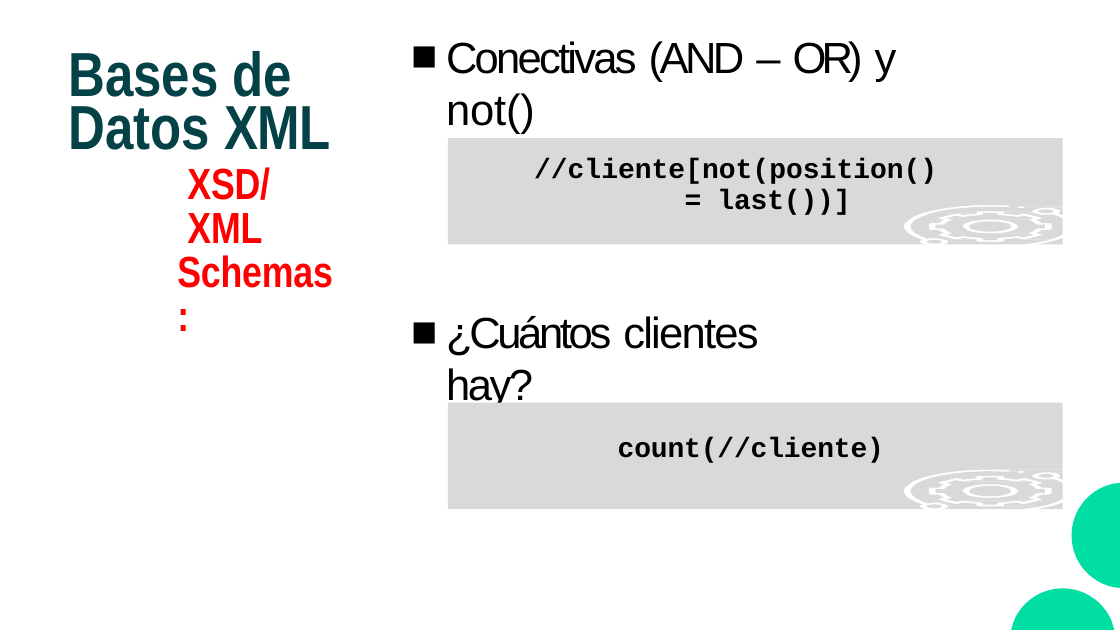
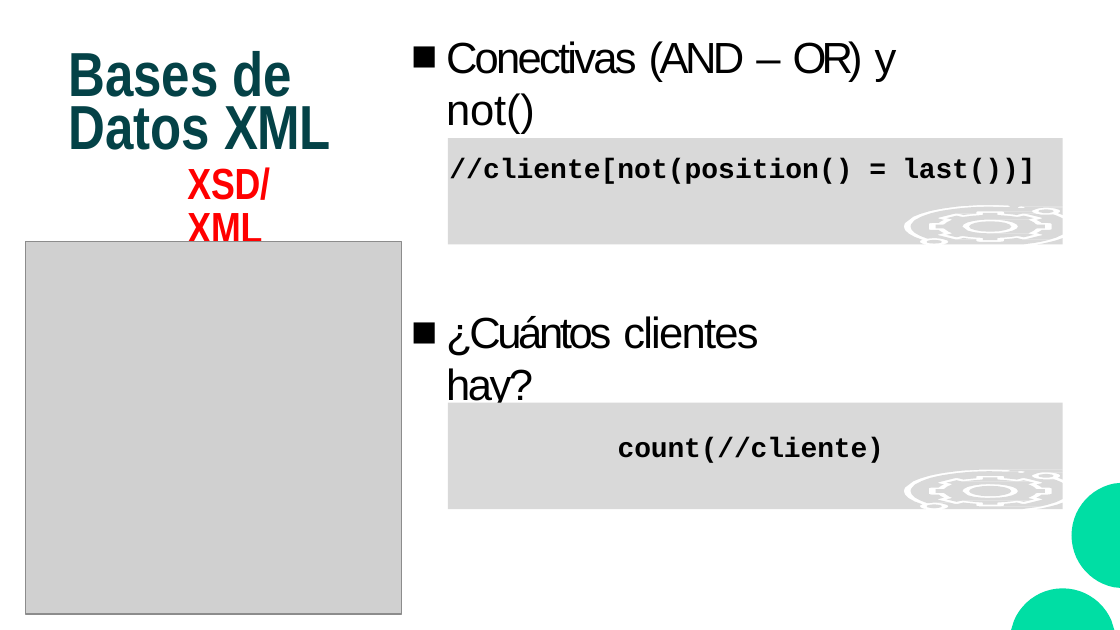
Before and after one commit to CodeWithJuancho/CEIABD_Modulos-de-Big-Data, a slide deck: slide 35 of BIU/UT2 - Almacenamiento y consulta de datos/UT2_1 XML/UT2_1 XML.pptx (slide 33 before the commit). Drawn at 1120x630 pixels with LibreOffice and Linux fonts; fonts in the diff are those of the drawing; grey boxes stand for pictures. Boxes give left, top, right and bottom in pixels: in the first picture for what was removed or moved away, otherwise in the second. Text is boxed around its words. In the diff, an @@ line names an element or a change of style, - is before the commit and + after.

```diff
--- a/BIU/UT2 - Almacenamiento y consulta de datos/UT2_1 XML/UT2_1 XML.pptx
+++ b/BIU/UT2 - Almacenamiento y consulta de datos/UT2_1 XML/UT2_1 XML.pptx
@@ text "//cliente[not(position() = last())]" rewrapped from <box>534,158,937,215</box> to <box>449,158,1035,184</box> @@
@@ picture added at <box>26,241,401,614</box> @@
```
Also in this commit, not shown: 12 other slides changed, 5 slides added, 12 other files.
